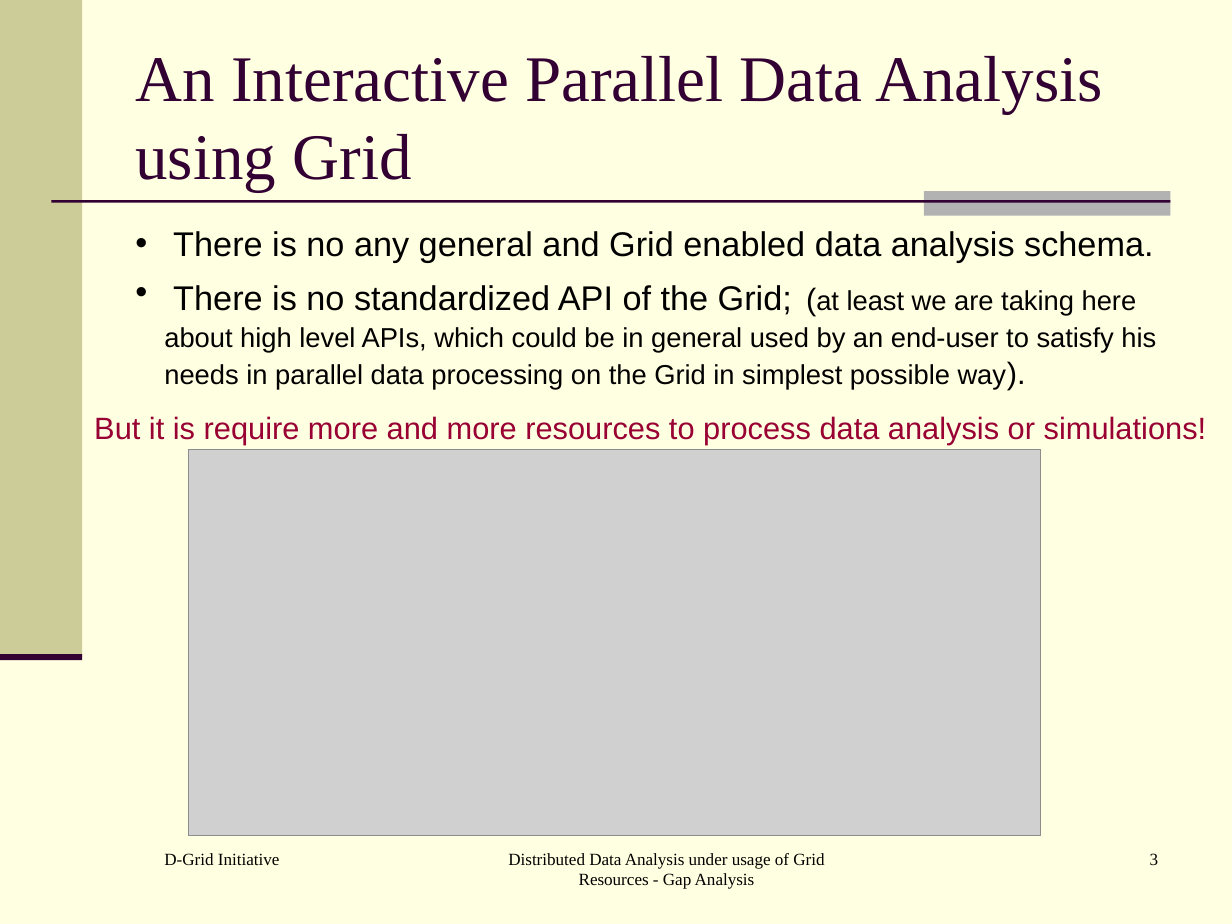
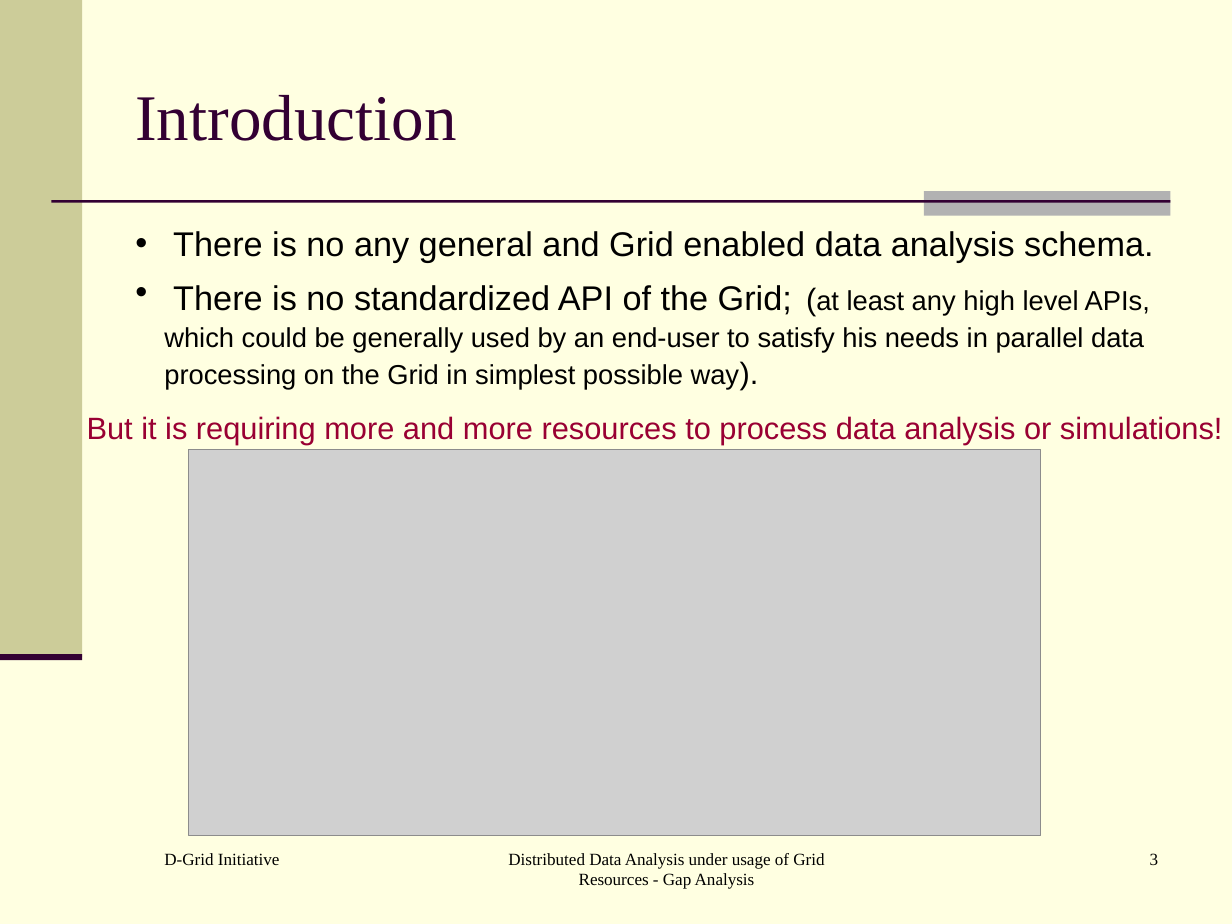
Before and after one commit to AnarManafov/PoDDocumentation, a slide deck: slide 3 of HEPCG-Workshops/2006-Nov/HEPCG-Workshops-2006-Nov.ppt. Drawn at 1232x924 pixels with LibreOffice and Linux fonts; fonts in the diff are those of the drawing; grey boxes stand for pictures. Boxes give left, top, right and bottom in pixels: in the first picture for what was removed or moved away, otherwise in the second. Text is boxed around its words. In the diff, an @@ line names an element or a change of style, - is before the commit and + after.

```diff
--- a/HEPCG-Workshops/2006-Nov/HEPCG-Workshops-2006-Nov.ppt
+++ b/HEPCG-Workshops/2006-Nov/HEPCG-Workshops-2006-Nov.ppt
@@ title at bbox=[135, 95, 456, 141]: text changed @@
-An Interactive Parallel Data Analysis using Grid
+Introduction
@@ text at bbox=[164, 285, 1150, 389]: text changed @@
-• There is no standardized API of the Grid; (at least we are taking here about high level APIs, which could be in general used by an end-user to satisfy his needs in parallel data processing on the Grid in simplest possible way).
+• There is no standardized API of the Grid; (at least any high level APIs, which could be generally used by an end-user to satisfy his needs in parallel data processing on the Grid in simplest possible way).
@@ text at bbox=[87, 416, 1223, 445]: text changed @@
-But it is require more and more resources to process data analysis or simulations!
+But it is requiring more and more resources to process data analysis or simulations!
```
Also in this commit, not shown: 10 other slides changed, 2 slides added.
